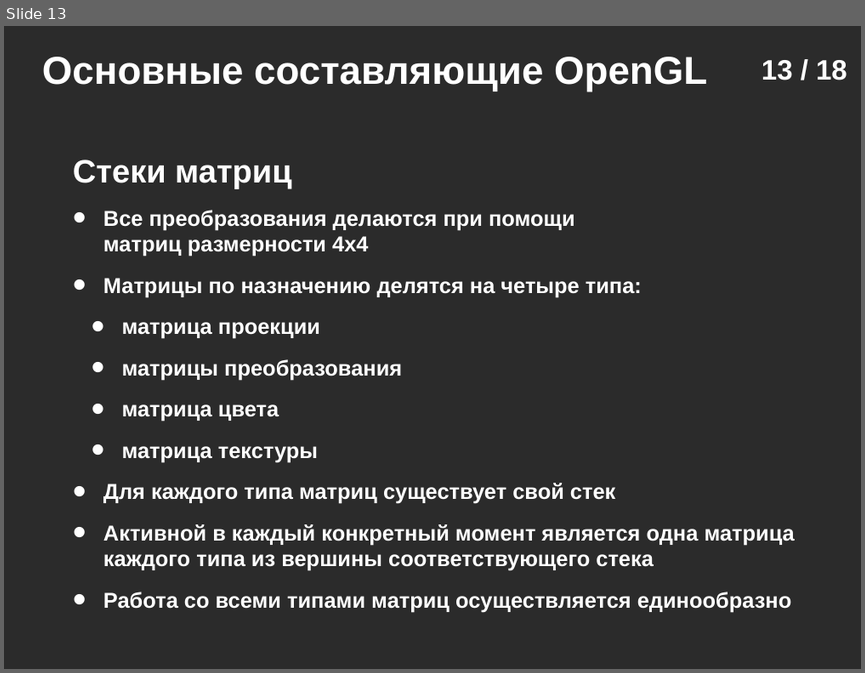
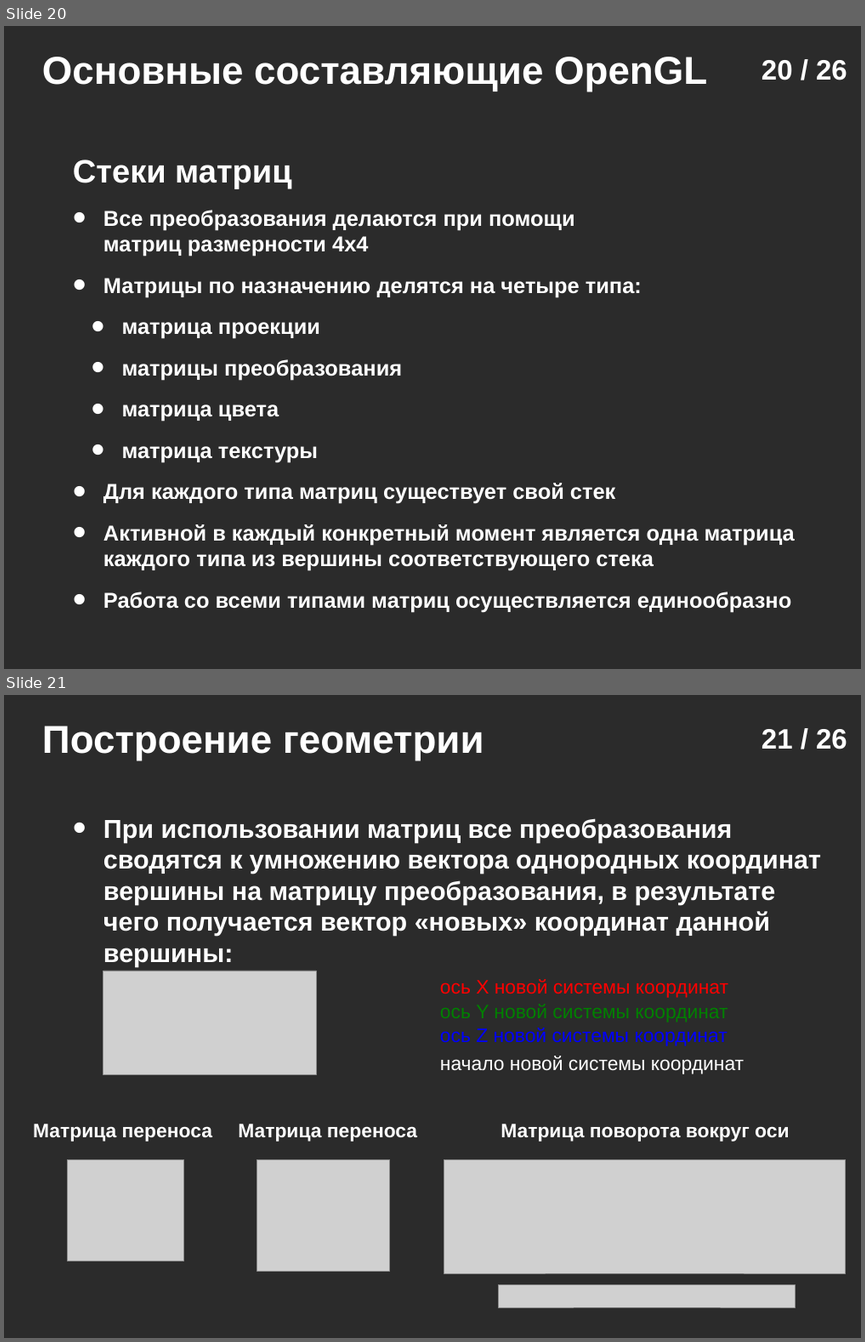
Before and after one commit to icosaeder/mmtech-lect, a slide deck: Лекции/Лекция №1/Лекция №1.odp. Shown one above the other, each under a label of ours: slide 13 before the commit, slides 20 and 21 after it. The pictures are 865x673 and 865x1342 pixels, drawn with LibreOffice and Linux fonts; fonts in the diff are those of the drawing; grey boxes stand for pictures; background and template pictures are left out; a plain dark background stands for a picture behind light text. Boxes give left, top, right and bottom in pixels: in the first picture for what was removed or moved away, otherwise in the second. Text is boxed around its words. In the diff, an @@ line names an element or a change of style, - is before the commit and + after.

```diff
--- a/Лекции/Лекция №1/Лекция №1.odp
+++ b/Лекции/Лекция №1/Лекция №1.odp
@@ slide 21 added at [4, 695, 861, 1338], background picture (left out) @@
@@ text added at [42, 726, 484, 760], 36 pt, text #FFFFFF, bold @@
+Построение геометрии
@@ page number added at [761, 729, 847, 749], 26 pt, text #FFFFFF, bold @@
+21 / 26
@@ text added at [103, 818, 776, 967], 24 pt, text #FFFFFF, bold @@
+• При использовании матриц все преобразования сводятся к умножению вектора однородных координат вершины на матрицу преобразования, в результате чего получается вектор «новых» координат данной вершины:
@@ text added at [687, 854, 821, 873], 18 pt, text #008000 @@
+ось Y новой системы координат
@@ picture added at [103, 970, 317, 1074] @@
@@ text added at [440, 979, 728, 998], 18 pt, text #FF0000 @@
+ось X новой системы координат
@@ text added at [440, 1027, 727, 1046], 18 pt, text #0000FF @@
+ось Z новой системы координат
@@ text added at [440, 1055, 744, 1074], 18 pt, text #FFFFFF @@
+начало новой системы координат
@@ text added at [33, 1123, 212, 1141], 18 pt, text #FFFFFF, bold @@
+Матрица переноса
@@ text added at [238, 1123, 417, 1141], 18 pt, text #FFFFFF, bold @@
+Матрица переноса
@@ text added at [500, 1123, 789, 1141], 18 pt, text #FFFFFF, bold @@
+Матрица поворота вокруг оси
@@ picture added at [68, 1159, 183, 1261] @@
@@ picture added at [257, 1159, 390, 1270] @@
@@ picture added at [444, 1159, 846, 1273] @@
@@ picture added at [499, 1285, 794, 1308] @@
@@ what was slide 13 is now slide 20 @@
@@ page number at [761, 60, 847, 80]: text changed @@
-13 / 18
+20 / 26
```
Also in this commit, not shown: 6 slides changed, 11 other slides added, 4 slides removed, 4 other files.
